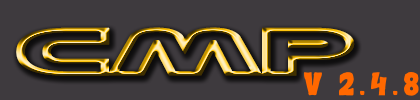
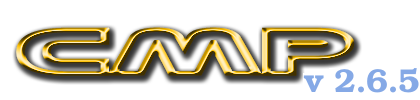
Comparing the layer stacks of the two w=420, h=100 images. Changes:
renamed "v 2.4.8" to "v 2.6.5", painted on it over [303, 68, 419, 96]
hid "Logo #1" over [0, 0, 420, 100]
hid "Logo" over [0, 0, 420, 100]